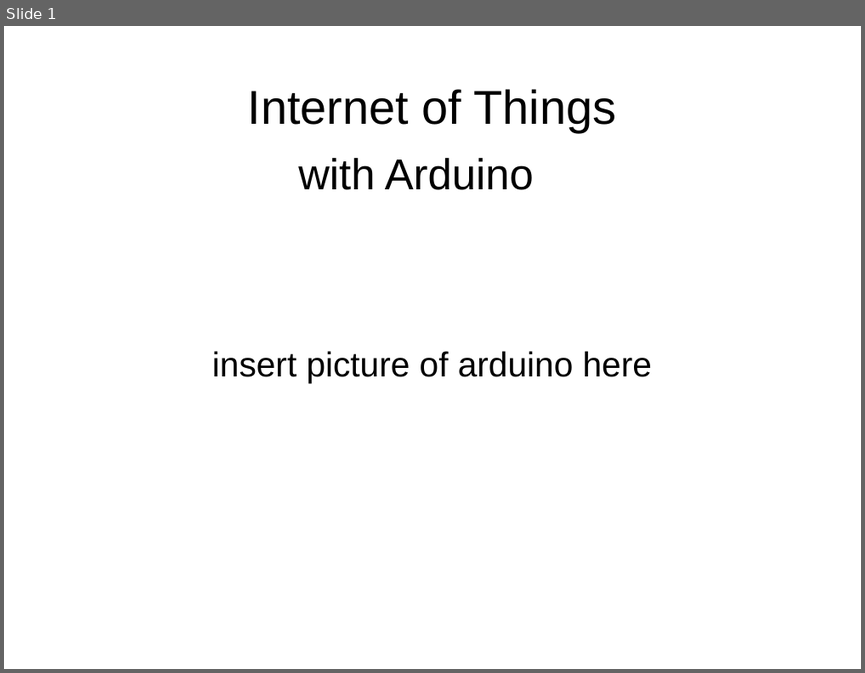
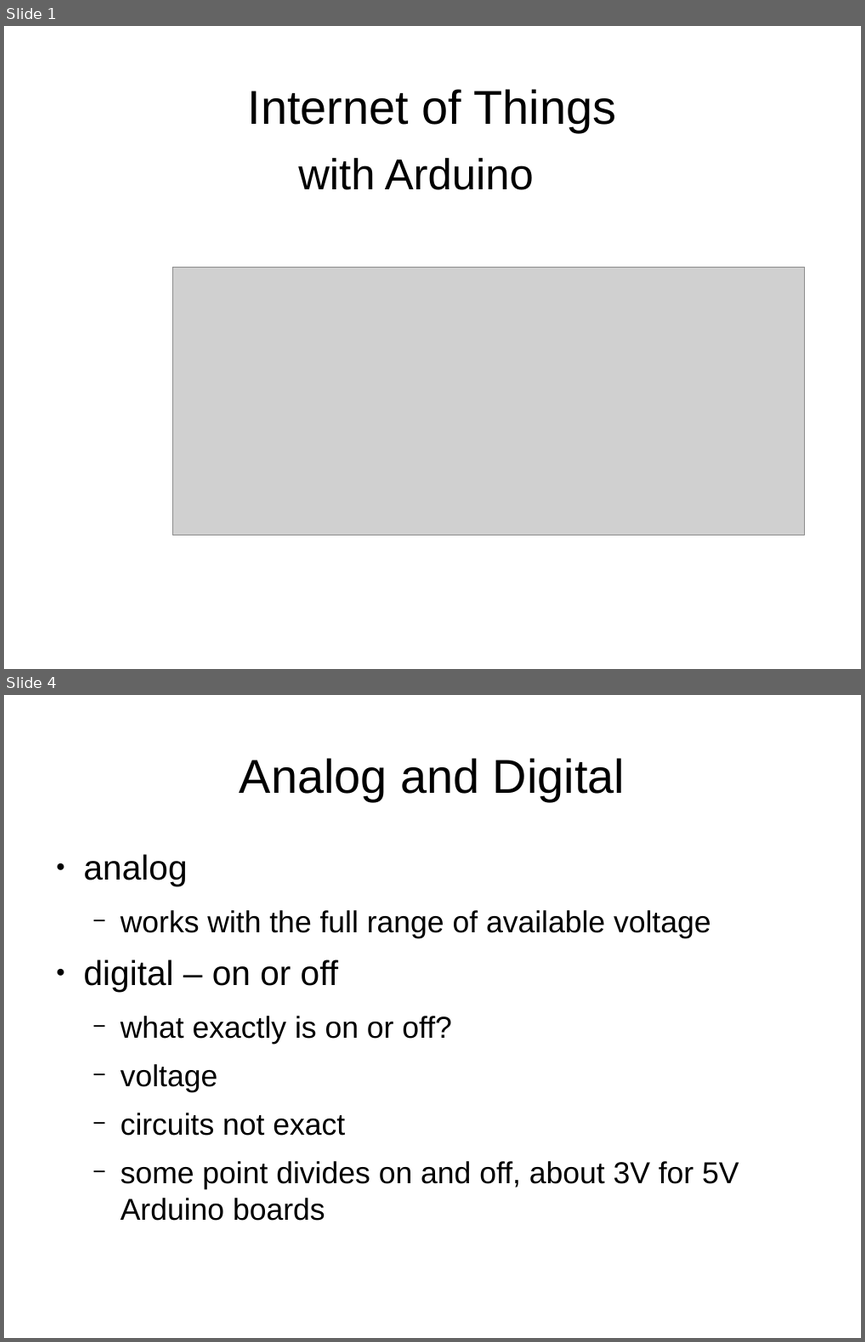
Before and after one commit to jasonmfehr/jug-arduino, a slide deck: presentation/Illnois_JUG_2014_09_09.odp. Shown one above the other, each under a label of ours: slide 1 before the commit, slides 1 and 4 after it; the slides between them are not shown. The pictures are 865x673 and 865x1342 pixels, drawn with LibreOffice and Linux fonts; fonts in the diff are those of the drawing; grey boxes stand for pictures. Boxes give left, top, right and bottom in pixels: in the first picture for what was removed or moved away, otherwise in the second. Text is boxed around its words. In the diff, an @@ line names an element or a change of style, - is before the commit and + after.

```diff
--- a/presentation/Illnois_JUG_2014_09_09.odp
+++ b/presentation/Illnois_JUG_2014_09_09.odp
@@ slide 4 added at (4, 695, 861, 1338), background #FFFFFF @@
@@ title added at (239, 758, 624, 801), 44 pt, text #000000 @@
+Analog and Digital
@@ text added at (84, 854, 738, 1220), 28 pt, text #000000 @@
+● analog
+  − works with the full range of available voltage
+● digital – on or off
+  − what exactly is on or off?
+  − voltage
+  − circuits not exact
+  − some point divides on and off, about 3V for 5V Arduino boards
@@ slide 1 changed as well @@
@@ picture added at (172, 267, 805, 534) @@
@@ subtitle removed at (212, 351, 652, 383) @@
-insert picture of arduino here
```
Also in this commit, not shown: 10 other slides added.
